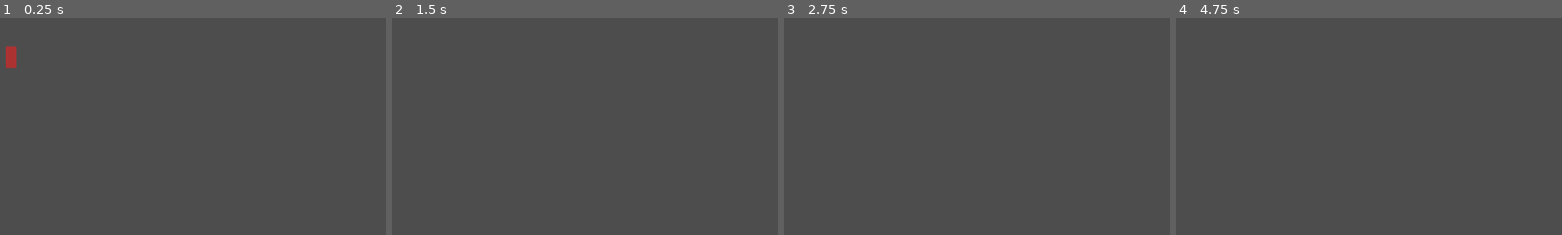
Above: before the commit, frames 1-4 (left to right).
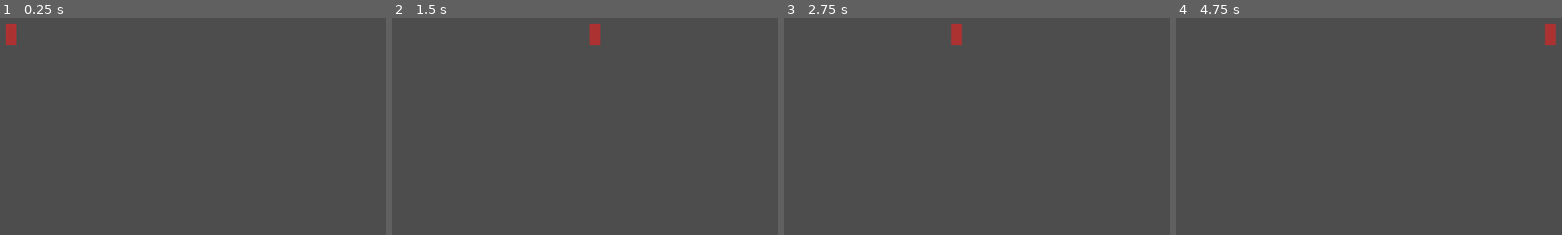
Above: after the commit, the same moments.

Repository: VillerotJustin/Crash_Robots
Game: Godot game, scene res://World/world.tscn
The game is run twice, just before and just after one commit, with the same random seed, the same clock (stepped at 60 frames per second) and the same inputs.
Inputs:
- Up to frame 1 (0.25 s): no input
- Up to frame 2 (1.5 s): tap Enter (ui_accept) at 0.5, 0.6, 0.77, 1.07, 1.35 s; hold D (move_right) from 0.53 s (still down)
- Up to frame 3 (2.75 s): tap Enter (ui_accept) at 1.52, 1.82, 2, 2.1 s; release D (move_right) at 2.03 s; hold A (move_left) from 2.03 s (still down)
- Up to frame 4 (4.75 s): tap Enter (ui_accept) at 2.75, 2.85, 3.02, 3.32, 3.5, 3.6, 3.77, 4.07, 4.25, 4.35, 4.52 s; release A (move_left) at 2.78 s; hold D (move_right) 2.78-4.28 s; hold A (move_left) from 4.28 s (still down)

The runs differ from the first frame. In frame 1, 0.6% of the frame differs, in the area x 1-5%, y 2-24%; in frame 2, 0.3%; in frame 3, 0.3%; in frame 4, 0.3%.

Commit message:
Move World Scene & Player Movement + shoot bases

Diff:
--- a/Player/player.gd
+++ b/Player/player.gd
@@ -1,25 +1,38 @@
 extends CharacterBody2D
 
 
-const SPEED = 300.0
-const JUMP_VELOCITY = -400.0
+@export var SPEED: float = 300.0
+
+func get_movement_input():
+	var input_direction = Input.get_vector("move_left", "move_right", "move_up", "move_down")
+	velocity = input_direction * SPEED
+
+func shooting():
+	var is_shooting: bool = false
+	var shooting_direction: Vector2 = Vector2.ZERO
+
+	if Input.is_action_just_pressed("shoot_left") and ! (Input.is_action_just_pressed("shoot_right") or Input.is_action_just_pressed("shoot_up") or Input.is_action_just_pressed("shoot_down")):
+		is_shooting = true
+		shooting_direction.x -= 1
+
+	if Input.is_action_just_pressed("shoot_right") and ! (Input.is_action_just_pressed("shoot_left") or Input.is_action_just_pressed("shoot_up") or Input.is_action_just_pressed("shoot_down")):
+		is_shooting = true
+		shooting_direction.x += 1
+
+	if Input.is_action_just_pressed("shoot_up") and ! (Input.is_action_just_pressed("shoot_left") or Input.is_action_just_pressed("shoot_right") or Input.is_action_just_pressed("shoot_down")):
+		is_shooting = true
+		shooting_direction.y -= 1
+
+	if Input.is_action_just_pressed("shoot_down") and ! (Input.is_action_just_pressed("shoot_left") or Input.is_action_just_pressed("shoot_right") or Input.is_action_just_pressed("shoot_up")):
+		is_shooting = true
+		shooting_direction.y += 1
+
+	if is_shooting and shooting_direction != Vector2.ZERO:
+		shooting_direction = shooting_direction.normalized()
 
 
-func _physics_process(delta: float) -> void:
-	# Add the gravity.
-	if not is_on_floor():
-		velocity += get_gravity() * delta
 
-	# Handle jump.
-	if Input.is_action_just_pressed("ui_accept") and is_on_floor():
-		velocity.y = JUMP_VELOCITY
-
-	# Get the input direction and handle the movement/deceleration.
-	# As good practice, you should replace UI actions with custom gameplay actions.
-	var direction := Input.get_axis("ui_left", "ui_right")
-	if direction:
-		velocity.x = direction * SPEED
-	else:
-		velocity.x = move_toward(velocity.x, 0, SPEED)
-
+func _physics_process(_delta: float) -> void:
+	# Moving the Character
+	get_movement_input()
 	move_and_slide()
--- a/Player/player.tscn
+++ b/Player/player.tscn
@@ -14,5 +14,8 @@
 texture = ExtResource("2_4ntmi")
 
 [node name="CollisionShape2D" type="CollisionShape2D" parent="."]
+visible = false
 position = Vector2(0, -16)
 shape = SubResource("RectangleShape2D_btcbx")
+
+[node name="AnimationPlayer" type="AnimationPlayer" parent="."]
--- a/World/world.tscn
+++ b/World/world.tscn
@@ -9,6 +9,8 @@
 
 [node name="Environment" type="Node" parent="."]
 
-[node name="Player" parent="." instance=ExtResource("1_62w18")]
+[node name="Camera" parent="." instance=ExtResource("3_j8job")]
+position = Vector2(575, 325)
 
-[node name="Camera" parent="." instance=ExtResource("3_j8job")]
+[node name="Player" parent="." instance=ExtResource("3_3f78f")]
+position = Vector2(575, 320)
Not shown: 1 places in World/world.tscn that only renumber resources
